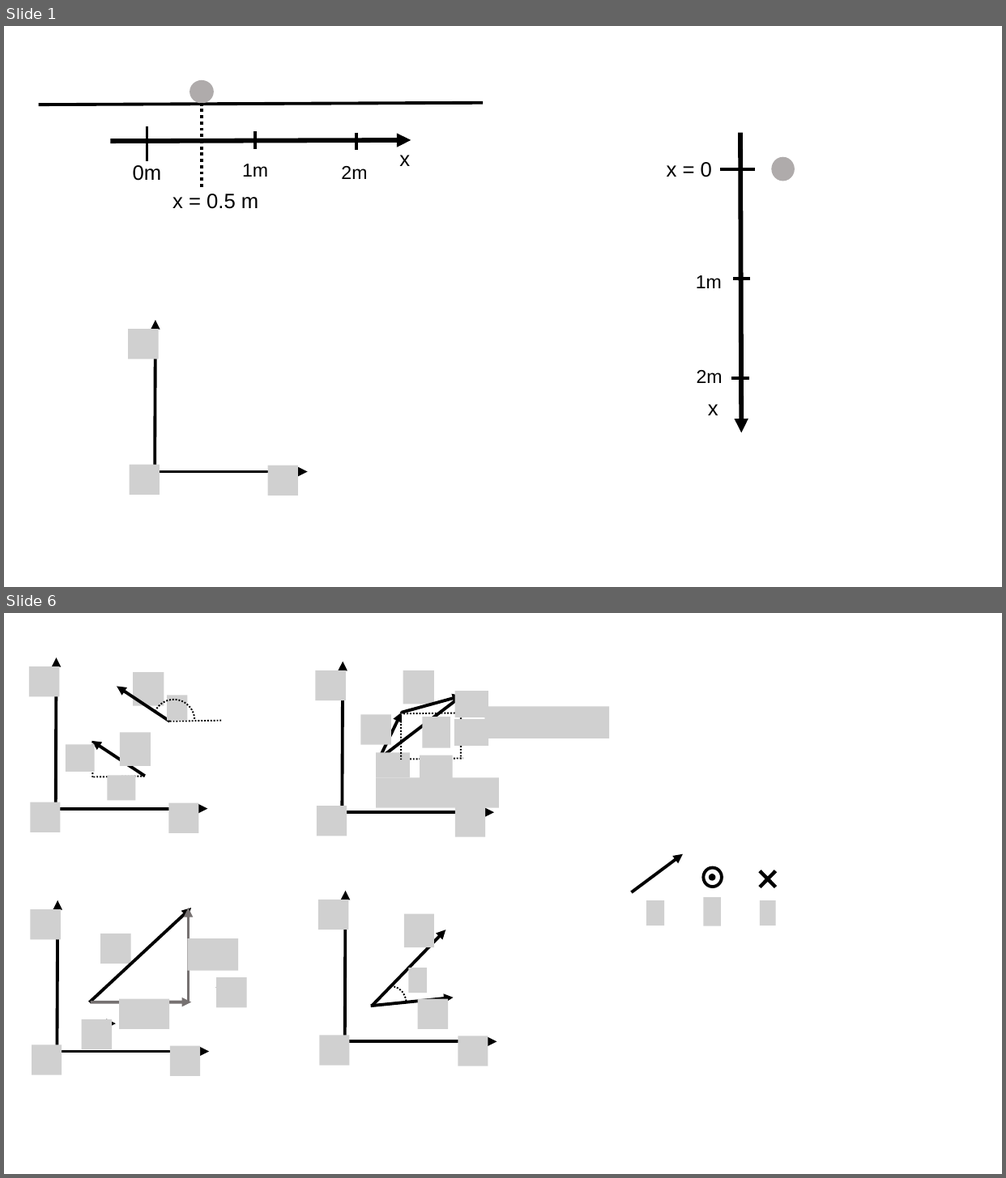
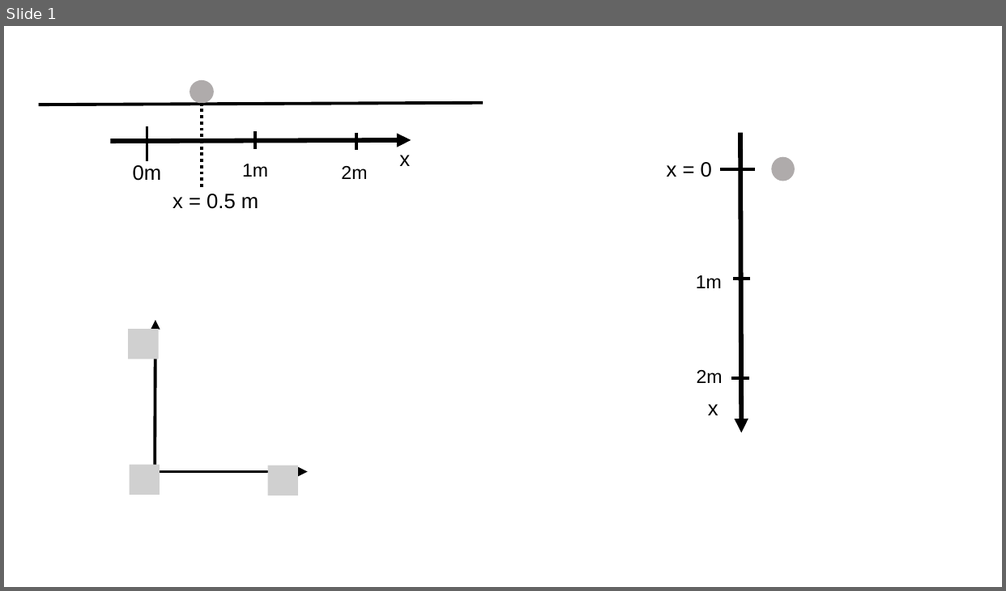
Before and after one commit to OSTP/PhysicsArtofModelling, a slide deck: tex/figures/DescribingMotionIn1D/Figures.pptx. Shown one above the other, each under a label of ours: slides 1 and 6 before the commit, slide 1 after it; the slides between them are not shown. The pictures are 1006x1178 and 1006x591 pixels, drawn with LibreOffice and Linux fonts; fonts in the diff are those of the drawing; grey boxes stand for pictures. Boxes give left, top, right and bottom in pixels: in the first picture for what was removed or moved away, otherwise in the second. Text is boxed around its words. In the diff, an @@ line names an element or a change of style, - is before the commit and + after.

```diff
--- a/tex/figures/DescribingMotionIn1D/Figures.pptx
+++ b/tex/figures/DescribingMotionIn1D/Figures.pptx
@@ slide 6 removed at box(4, 613, 1002, 1174), background #FFFFFF @@
@@ group removed at box(28, 658, 221, 833): 8 pictures, 4 arrows, 3 lines, 1 arc (boxed as its full ellipse) @@
@@ group removed at box(315, 662, 610, 837): 12 pictures, 5 arrows, 4 lines @@
@@ group removed at box(632, 854, 781, 926): 3 pictures, 2 ellipses, 1 arrow, 1 cross @@
@@ group removed at box(318, 891, 496, 1066): 6 pictures, 4 arrows, 1 arc (boxed as its full ellipse) @@
@@ group removed at box(30, 901, 247, 1076): 8 pictures, 7 arrows @@
```
Also in this commit, not shown: 1 slide added, 10 other slides removed, 1 other file.
